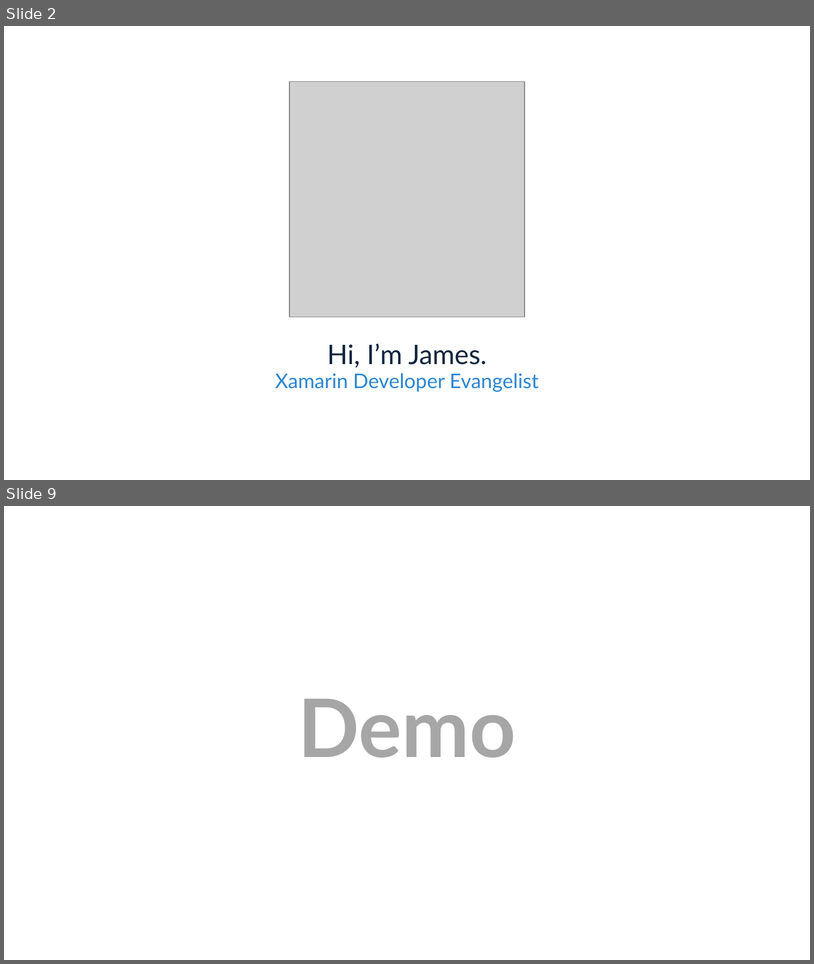
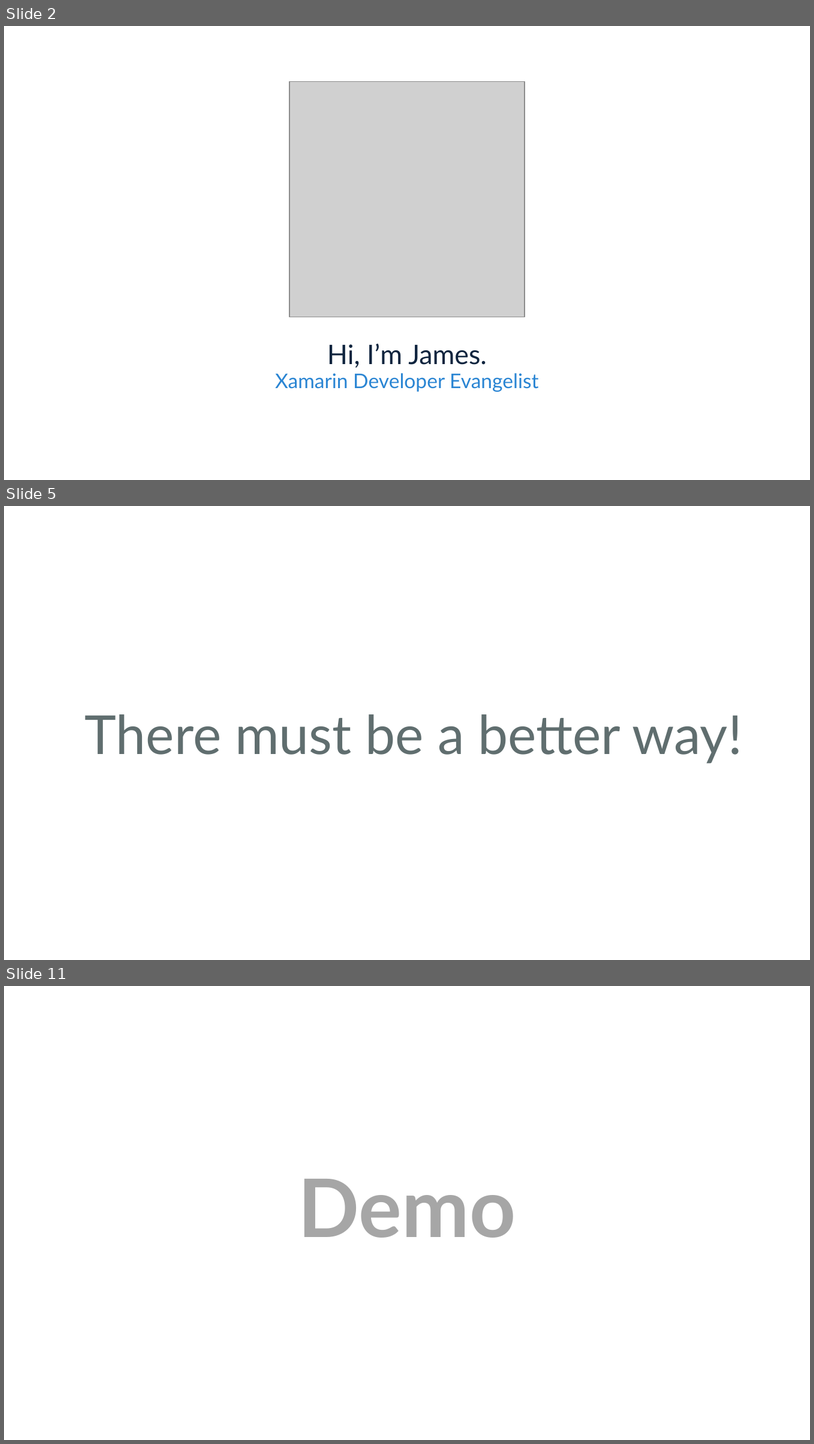
Before and after one commit to jamesmontemagno/PlanetXamarin, a slide deck: PCLinVS.ppt. Shown one above the other, each under a label of ours: slides 2 and 9 before the commit, slides 2, 5 and 11 after it; the slides between them are not shown. The pictures are 814x964 and 814x1444 pixels, drawn with LibreOffice and Linux fonts; fonts in the diff are those of the drawing; grey boxes stand for pictures; background and template pictures are left out. Boxes give left, top, right and bottom in pixels: in the first picture for what was removed or moved away, otherwise in the second. Text is boxed around its words. In the diff, an @@ line names an element or a change of style, - is before the commit and + after.

```diff
--- a/PCLinVS.ppt
+++ b/PCLinVS.ppt
@@ slide 5 added at [4, 506, 810, 960], background #FFFFFF @@
@@ text added at [85, 714, 743, 763], 48 pt, text #606E6F @@
+There must be a better way!
@@ what was slide 9 is now slide 11 @@
```
Also in this commit, not shown: 2 slides changed, 5 other slides added, 4 slides removed.
